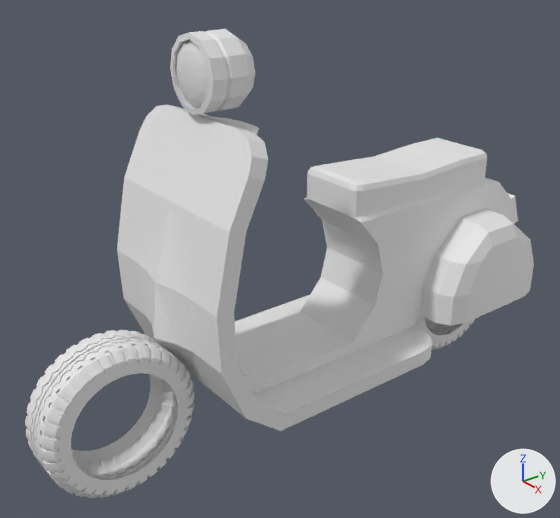
Two versions of the Blender file introduction/blend/012_015.blend, one commit apart.
One viewpoint serves both versions: a camera (50 mm lens) standing at (3.98, -3.36, 2.11) and looking at (-0.04, -0.27, -0.13). Arrows for +X, +Y and +Z are at lower right; the lights stay in place.

Script lines for the objects in view, before the commit:
```python
me_円柱 = bpy.data.meshes.new('円柱')
me_円柱.from_pydata(...)  # 104 vertices, 79 faces; spans x -0.002..0.174, y 0.689..1.0, z -0.35..0.35
me_球 = bpy.data.meshes.new('球')
me_球.from_pydata(...)  # 146 vertices, 156 faces; spans x -0.24..0.24, y -0.122..0.314, z -0.24..0.24
me_立方体 = bpy.data.meshes.new('立方体')
me_立方体.from_pydata(...)  # 187 vertices, 152 faces; spans x 0.0..0.63, y -1.33..2.05, z -1.0..1.0
ob_ボディ = bpy.data.objects.new('ボディ', me_立方体)
ob_ボディ.location = (0.0, 0.0, 0.0)
_m = ob_ボディ.modifiers.new('ミラー', 'MIRROR')
_m.use_clip = True
ob_前輪 = bpy.data.objects.new('前輪', me_円柱)
ob_前輪.location = (0.0, -1.656, -0.834)
ob_前輪.rotation_euler = (-1.571, 1.396, -1.571)  # degrees (-90, 80, -90)
ob_前輪.scale = (0.53, 0.53, 0.53)
_m = ob_前輪.modifiers.new('配列複製', 'ARRAY')
_m.count = 36
_m.constant_offset_displace = (0.0, 0.0, 0.0)
_m.relative_offset_displace = (0.0, 0.0, 0.0)
_m.use_object_offset = True
_m.offset_object = ob_前輪用エンプティ
ob_球 = bpy.data.objects.new('球', me_球)
ob_球.location = (0.0, -0.863, 1.256)
# also in view: '後輪' at (0.01, 1.41, -0.83)
```
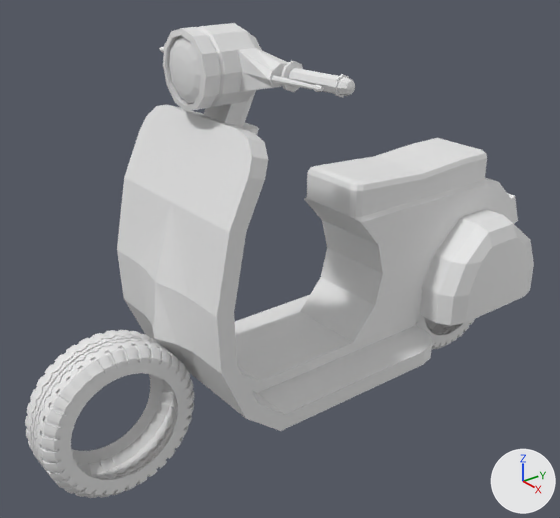
Pixel boxes [x1, y1, x2, y2] of what changed, in the pictures (560 x 518 px):
'球', reshaped, moved, modifiers changed
    before: [170, 29, 255, 115]
    after: [159, 23, 355, 126]
part 1 of me_球, added
    after: [281, 61, 355, 98]
part 2 of me_球, added
    after: [159, 47, 323, 92]
part 3 of me_球, cut back
    before: [170, 29, 255, 115]
    after: [201, 23, 288, 126]

The edits, one by one:
me_球 is used by ob_球; location (0.0, -0.863, 1.256).
me_球 had 146 vertices, 156 faces and spanned x -0.24..0.24, y -0.122..0.314, z -0.24..0.24.
me_球 now has 242 vertices, 220 faces and spans x 0.0..0.942, y -0.122..0.432, z -0.466..0.24.
me_球 part 1: a new loose piece of 96 vertices spanning x 0.439..0.942, y 0.232..0.427, z -0.095..0.082.
me_球 part 2: a new loose piece of 40 vertices spanning x 0.454..0.855, y 0.183..0.257, z -0.033..0.008.
Part 3, on me_球:
68 vertices are removed from x -0.24..0.184, y -0.117..0.314, z -0.208..0.208.
94 faces are deleted.
14 vertices move from x -0.05..0.24, y 0.153..0.294, z -0.24..0.24 to x 0.0..0.24, y 0.153..0.412, z -0.24..0.24.
28 vertices are added at x 0.0..0.478, y 0.043..0.432, z -0.466..0.24.
34 new faces join them.
Object '球' (ob_球) moves from (0.0, -0.863, 1.256) to (0.0, -0.912, 1.284).
Object '球' (ob_球) gains a MIRROR modifier named 'ミラー'.
